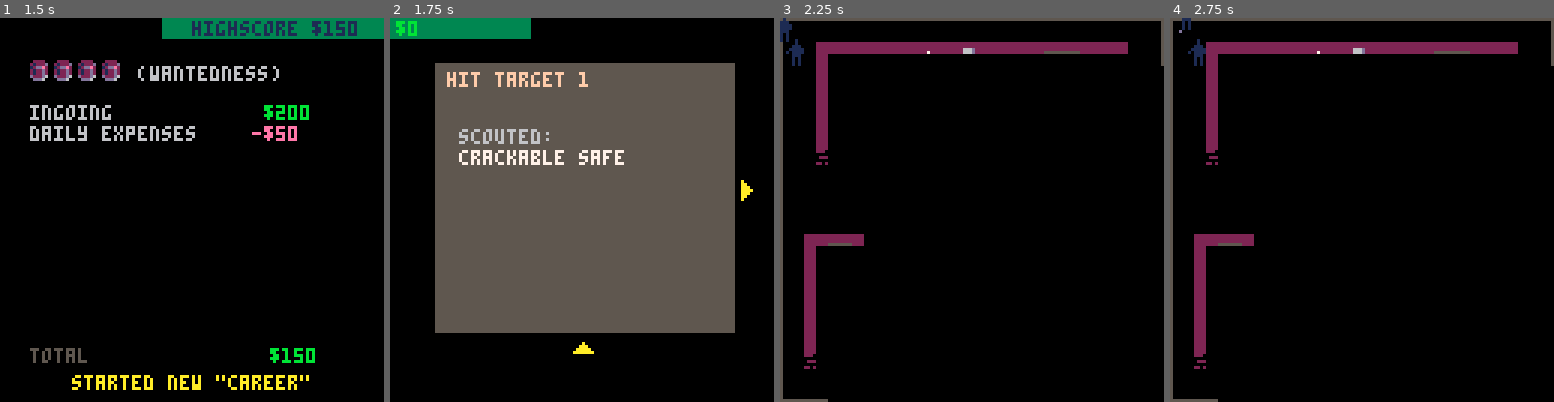
Above: before the commit, frames 1-4 (left to right).
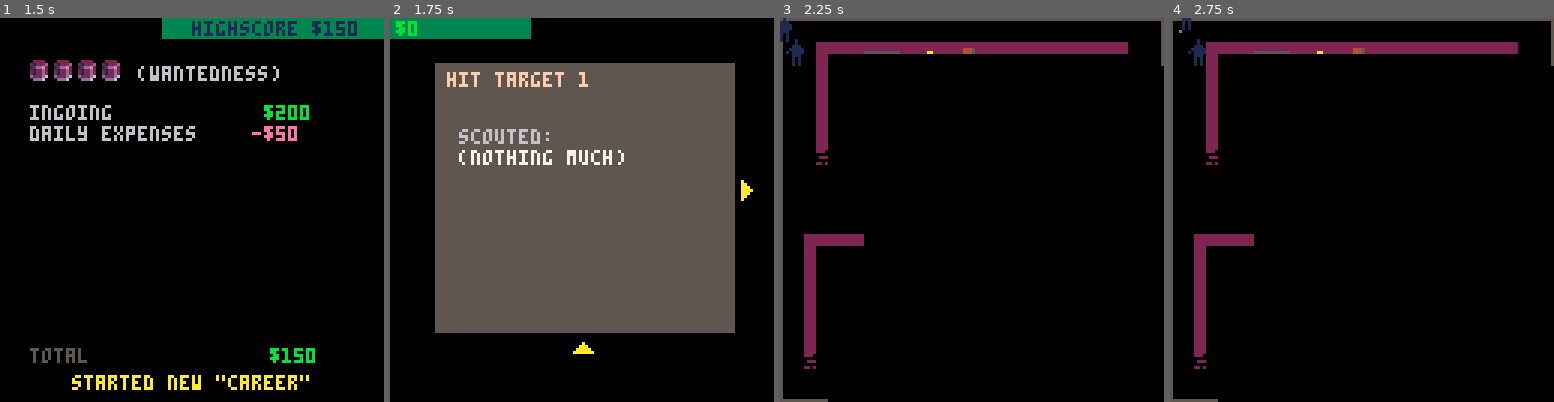
Above: after the commit, the same moments.

Repository: ironchestgames/pico-8-carts
Game: PICO-8 cartridge stealth.p8
Same seed, same stepped clock (60 frames per second), same inputs: the game is played once before the commit and once after it.
Inputs:
- Up to frame 1 (1.5 s): tap X (X key) at 0.33, 1.07 s; tap O (Z key) at 0.7 s
- Up to frame 2 (1.75 s): hold Right from 1.6 s (still down); tap O (Z key) at 1.7 s
- Up to frame 3 (2.25 s): tap X (X key) at 1.85 s; release Right at 2.1 s; tap O (Z key) at 2.1 s; hold Up from 2.15 s (still down)
- Up to frame 4 (2.75 s): release Up at 2.42 s; hold Right from 2.47 s (still down); tap O (Z key) at 2.5 s

Frame 1 is identical in both runs. In frame 2, 0.5% of the frame differs, in the area x 19-61%, y 34-39%; in frame 3, 0.3%; in frame 4, 0.3%.

Commit message:
stealth - add golden statuette

Diff:
--- a/stealth.p8
+++ b/stealth.p8
@@ -940,10 +940,11 @@
  -- 5 - camcontrol
  -- 8 - safe
  -- 26 - computer
+ -- 29 - golden statuette
  -- 30 - statuette
  -- 31 - stolen statuette
 
- local _types=s2t'0;0;26;8;30;'
+ local _types,_hasgoldenstatuette=s2t'0;0;26;8;30;'
 
  if #cameras > 0 then
   add(_types,5)
@@ -1015,7 +1016,12 @@
 
   elseif _typ == 30 then
    _o.action={[0]=stealstatuette,stealstatuette,stealstatuette,stealstatuette}
-   _o.loot={'statuette',10+rnd(100)}
+   _o.loot={'statuette',50+rnd(49)}
+   if rnd() > 0.8 and not _hasgoldenstatuette then
+    _hasgoldenstatuette=true
+    _o.typ=29
+    _o.loot={'golden statuette',100+rnd(99)}
+   end
   end
  end
 
Not shown, changed: 18 lines of the sprite sheet (__gfx__) section of stealth.p8
